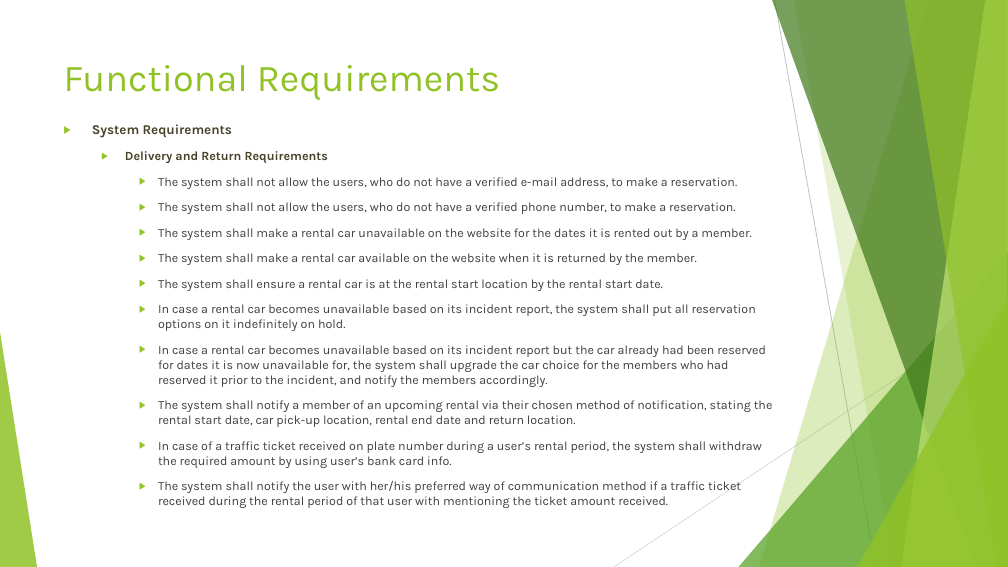
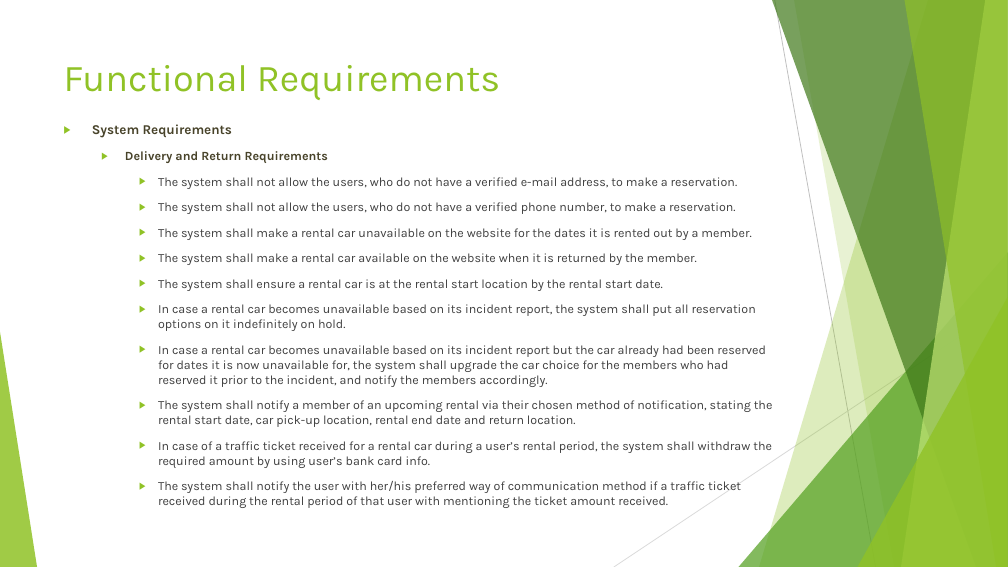
Before and after one commit to aysegulsari/SWE-530, a slide deck: slide 15 of Requirements/Online Car Rental System Requirements.pptx. Drawn at 1008x567 pixels with LibreOffice and Linux fonts; fonts in the diff are those of the drawing. Boxes give left, top, right and bottom in pixels: in the first picture for what was removed or moved away, otherwise in the second. Text is boxed around its words. In the diff, an @@ line names an element or a change of style, - is before the commit and + after.

Commit message:
Styling of requirement documents are updated

```diff
--- a/Requirements/Online Car Rental System Requirements.pptx
+++ b/Requirements/Online Car Rental System Requirements.pptx
@@ text at [158, 441, 772, 468]: text changed @@
-    ▶ In case of a traffic ticket received on plate number during a user’s rental period, the system shall withdraw the required amount by using user’s bank card info.
+    ▶ In case of a traffic ticket received for a rental car during a user’s rental period, the system shall withdraw the required amount by using user’s bank card info.
```
Also in this commit, not shown: 9 other slides changed, 1 other file.
